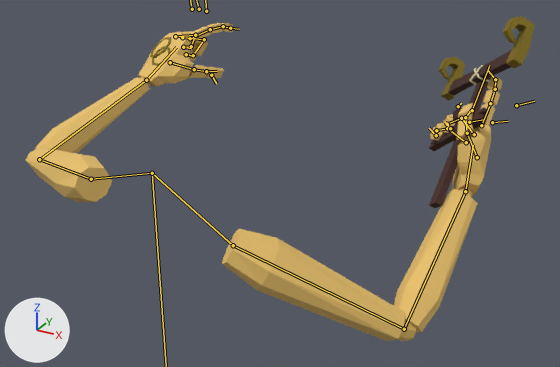
What one commit did to the Blender file Models/Hand_Puppet.blend.
Both versions are drawn from a 50 mm lens placed at (1.231, -1.524, 0.888), pointed at (0.076, 0.575, -0.162). Every picture has the same lights, and +X, +Y and +Z are marked at lower left. The bones that bend it are drawn over the model as lines.
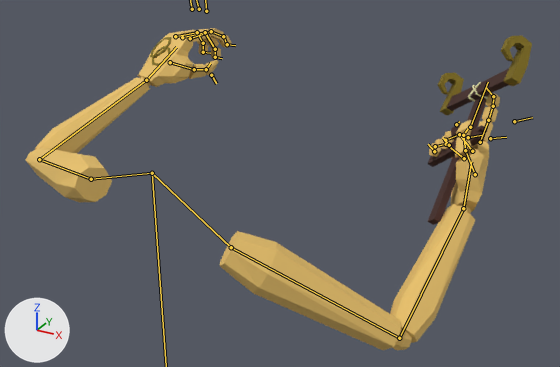
The newer file adds an action. The first version stands in its rest pose; the second is drawn at frame -32 of the action 'Idle'.

The edits, one by one:
Bone 'Hand_R.001' (bone_hand_r_001) moves from (-0.682, -0.291, -0.173) to (-0.682, -0.291, -0.23).
Bone 'CTRL_Thumb_L' (bone_ctrl_thumb_l) moves from (0.0, 0.0, 0.0) to (0.039, -0.005, 0.009).
Bone 'CTRL_Pointer_L' (bone_ctrl_pointer_l) moves from (0.0, 0.0, 0.0) to (-0.065, -0.012, 0.009).
Bone 'CTRL_Middlef_L' (bone_ctrl_middlef_l) moves from (-0.131, -0.154, 0.039) to (-0.124, -0.037, 0.017).
Bone 'CTRL_Pinky_L' (bone_ctrl_pinky_l) moves from (-0.1, -0.115, 0.031) to (-0.11, -0.033, 0.016).

What differs and where, as boxes (x1, y1, x2, y2) in the pictures (560 x 367 px):
'Cylinder', posed
    before: (26, 23, 502, 341)
    after: (26, 28, 500, 350)
'Cube', posed
    before: (429, 17, 535, 208)
    after: (428, 35, 532, 225)
bone 'CTRL_Pointer_L', root to tip
    before: (230, 28) to (239, 29)
    after: (227, 44) to (235, 45)
bone 'CTRL_Middlef_L', root to tip
    before: (186, 54) to (193, 56)
    after: (215, 57) to (222, 58)
bone 'CTRL_Pinky_L', root to tip
    before: (183, 47) to (191, 48)
    after: (203, 52) to (210, 53)
